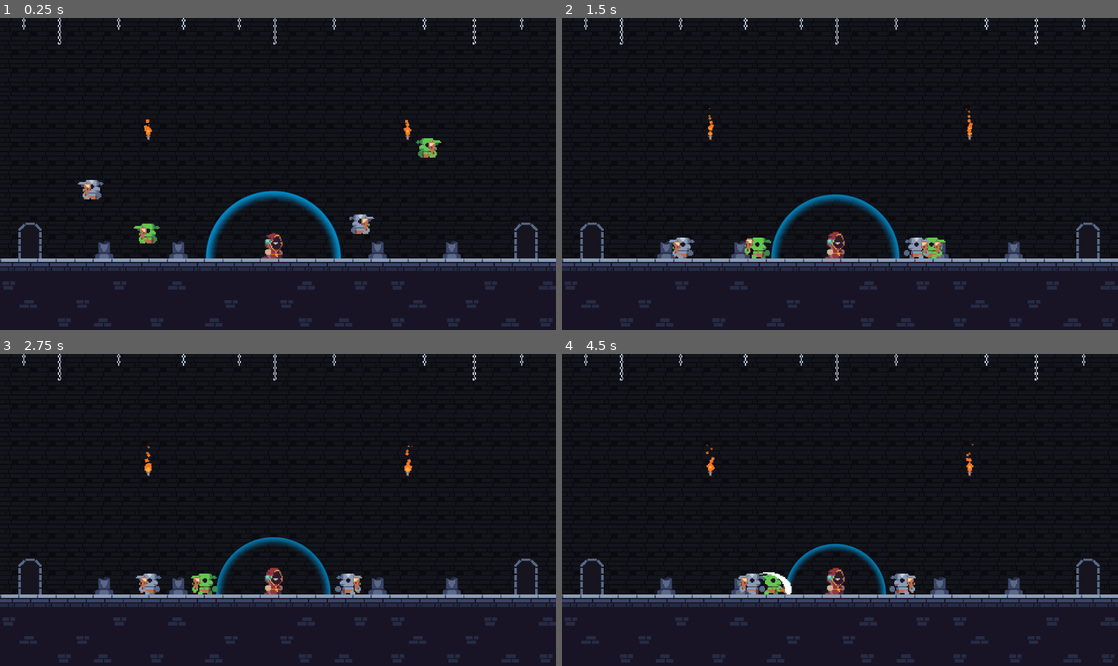
Above: before the commit, frames 1-4 (two rows, left to right).
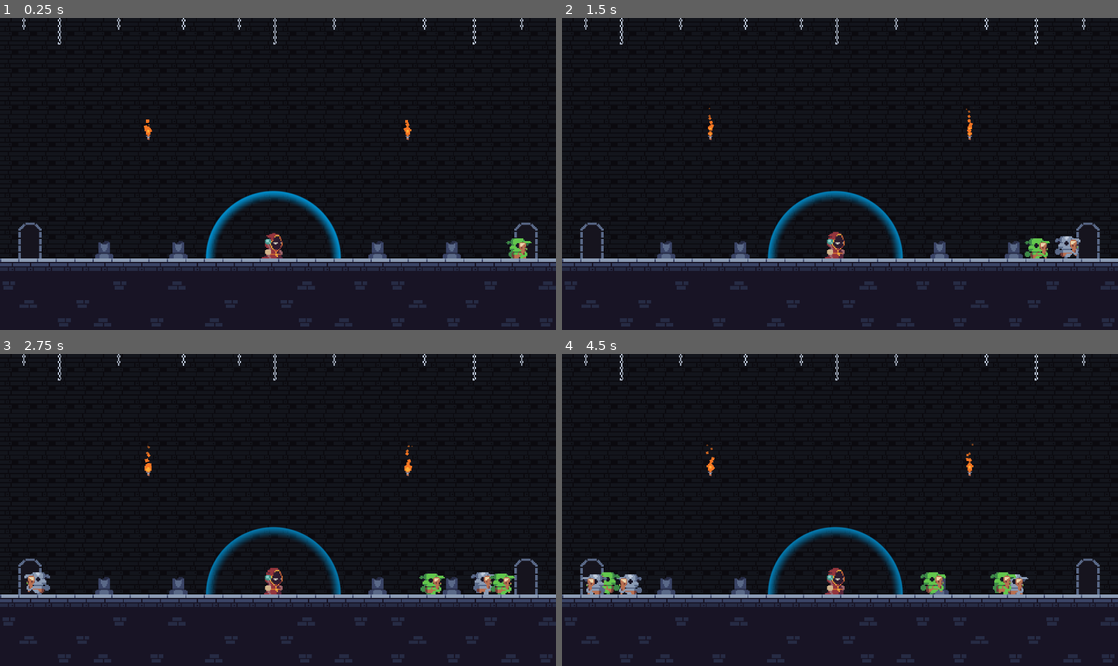
Above: after the commit, the same moments.

Repository: Joao-victor-da-silva/Let_Me_Brew
Game: Godot game, scene res://cenas/jogo.tscn
The game is run twice, just before and just after one commit, with the same random seed, the same clock (stepped at 60 frames per second) and the same inputs.
Inputs:
- Up to frame 1 (0.25 s): no input
- Up to frame 2 (1.5 s): no input
- Up to frame 3 (2.75 s): no input
- Up to frame 4 (4.5 s): no input

The runs differ from the first frame. In frame 1, 1.0% of the frame differs, in the area x 14-96%, y 38-78%; in frame 2, 2.5%; in frame 3, 3.1%; in frame 4, 3.2%, in the area x 3-84%, y 55-78%.

Commit message:
Spawner de monstros, sistema de waves

Diff:
--- /dev/null
+++ b/assets/resources/monster_wave.gd
@@ -0,0 +1,9 @@
+extends Resource
+class_name MonsterWave
+
+@export var goblins : int = 0
+@export var goblins_metal : int = 0
+@export var lobisomens : int = 0
+@export var esqueletos : int = 0
+@export var morcegos : int = 0
+@export_range(0.25, 4.0, 0.01) var intervalo_spawn : float = 2.0
--- a/cenas/castelo.tscn
+++ b/cenas/castelo.tscn
@@ -1,10 +1,9 @@
-[gd_scene load_steps=11 format=4 uid="uid://bymer1w1owwpa"]
+[gd_scene load_steps=10 format=4 uid="uid://bymer1w1owwpa"]
 
 [ext_resource type="Texture2D" uid="uid://cxec8wcy1ay51" path="res://assets/tilesets/BackTile.png" id="1_6l5cx"]
 [ext_resource type="Texture2D" uid="uid://b7qpv4po6hk28" path="res://assets/tilesets/GroundTile.png" id="2_c6mrx"]
 [ext_resource type="PackedScene" uid="uid://ci0ftdfu2vasp" path="res://cenas/tocha.tscn" id="3_m5yh1"]
 [ext_resource type="Texture2D" uid="uid://b2hp0qliwavyx" path="res://assets/tilesets/Chains.png" id="4_v2hk0"]
-[ext_resource type="Texture2D" uid="uid://doiwhr1tex2oc" path="res://assets/tilesets/Doors.png" id="5_4adle"]
 [ext_resource type="Texture2D" uid="uid://trqqxx3i3kuk" path="res://assets/tilesets/Pillars.png" id="5_cqpe8"]
 
 [sub_resource type="TileSetAtlasSource" id="TileSetAtlasSource_c6mrx"]
@@ -412,22 +411,3 @@
 hframes = 5
 vframes = 3
 frame = 12
-
-[node name="Portas" type="Node2D" parent="."]
-metadata/_edit_lock_ = true
-
-[node name="Esquerda" type="Sprite2D" parent="Portas"]
-texture_filter = 1
-position = Vector2(26, 192)
-texture = ExtResource("5_4adle")
-hframes = 3
-frame = 2
-metadata/_edit_lock_ = true
-
-[node name="Direita" type="Sprite2D" parent="Portas"]
-texture_filter = 1
-position = Vector2(454, 192)
-texture = ExtResource("5_4adle")
-hframes = 3
-frame = 2
-metadata/_edit_lock_ = true
--- a/cenas/jogo.tscn
+++ b/cenas/jogo.tscn
@@ -1,16 +1,27 @@
-[gd_scene load_steps=11 format=3 uid="uid://c4xv1ryc5mhif"]
+[gd_scene load_steps=13 format=3 uid="uid://c4xv1ryc5mhif"]
 
 [ext_resource type="Script" uid="uid://bltim5nr3rmtn" path="res://cenas/jogo.gd" id="1_bkotw"]
 [ext_resource type="PackedScene" uid="uid://c1c5sbup2ejfk" path="res://cenas/mago.tscn" id="1_k46e6"]
 [ext_resource type="PackedScene" uid="uid://bymer1w1owwpa" path="res://cenas/castelo.tscn" id="2_32vai"]
-[ext_resource type="PackedScene" uid="uid://dg8xkso3krrth" path="res://cenas/monstros/goblin.tscn" id="3_1frua"]
-[ext_resource type="PackedScene" uid="uid://csnbeq0upxv6f" path="res://cenas/monstros/goblin_metal.tscn" id="5_dmxwg"]
+[ext_resource type="Script" uid="uid://7vjsmcbsq0qo" path="res://cenas/spawner.gd" id="4_dtkcs"]
+[ext_resource type="Script" uid="uid://c0wxbn2khqekr" path="res://assets/resources/monster_wave.gd" id="5_srya6"]
+[ext_resource type="Texture2D" uid="uid://doiwhr1tex2oc" path="res://assets/tilesets/Doors.png" id="6_dtkcs"]
 
 [sub_resource type="RectangleShape2D" id="RectangleShape2D_1frua"]
 size = Vector2(576, 80)
 
 [sub_resource type="RectangleShape2D" id="RectangleShape2D_bkotw"]
 size = Vector2(48, 208)
+
+[sub_resource type="Resource" id="Resource_v6mw0"]
+script = ExtResource("5_srya6")
+goblins = 8
+goblins_metal = 4
+lobisomens = 0
+esqueletos = 0
+morcegos = 0
+intervalo_spawn = 2.0
+metadata/_custom_type_script = "uid://c0wxbn2khqekr"
 
 [sub_resource type="Animation" id="Animation_dmxwg"]
 length = 0.001
@@ -151,17 +162,38 @@
 position = Vector2(236, 208)
 metadata/_edit_lock_ = true
 
-[node name="Goblin" parent="Mundo" instance=ExtResource("3_1frua")]
-position = Vector2(379, 111)
-
-[node name="Goblin2" parent="Mundo" instance=ExtResource("3_1frua")]
-position = Vector2(119, 185)
-
-[node name="GoblinMetal" parent="Mundo" instance=ExtResource("5_dmxwg")]
-position = Vector2(75, 147)
-
-[node name="GoblinMetal2" parent="Mundo" instance=ExtResource("5_dmxwg")]
-position = Vector2(316, 177)
+[node name="Spawner" type="Node2D" parent="Mundo" node_paths=PackedStringArray("inimigos")]
+script = ExtResource("4_dtkcs")
+inimigos = NodePath("../Inimigos")
+waves = Array[ExtResource("5_srya6")]([SubResource("Resource_v6mw0")])
+metadata/_edit_lock_ = true
+
+[node name="SpawnEsquerda" type="Node2D" parent="Mundo/Spawner"]
+position = Vector2(26, 208)
+metadata/_edit_lock_ = true
+
+[node name="Porta" type="Sprite2D" parent="Mundo/Spawner/SpawnEsquerda"]
+texture_filter = 1
+position = Vector2(0, -16)
+texture = ExtResource("6_dtkcs")
+hframes = 3
+frame = 2
+metadata/_edit_lock_ = true
+
+[node name="SpawnDireita" type="Node2D" parent="Mundo/Spawner"]
+position = Vector2(454, 208)
+metadata/_edit_lock_ = true
+
+[node name="Porta" type="Sprite2D" parent="Mundo/Spawner/SpawnDireita"]
+texture_filter = 1
+position = Vector2(0, -16)
+texture = ExtResource("6_dtkcs")
+hframes = 3
+frame = 2
+metadata/_edit_lock_ = true
+
+[node name="Inimigos" type="Node2D" parent="Mundo"]
+metadata/_edit_lock_ = true
 
 [node name="CanvasModulate" type="CanvasModulate" parent="."]
 
--- a/cenas/mago.gd
+++ b/cenas/mago.gd
@@ -14,6 +14,7 @@
 var timer_flash : float = 0.0
 
 func _ready():
+	sprite.material.set_shader_parameter("flash_amount", 0.0)
 	Globals.inimigo_atacou.connect(tomar_dano)
 
 func _process(delta):
--- a/cenas/monstros/goblin.tscn
+++ b/cenas/monstros/goblin.tscn
@@ -224,6 +224,7 @@
 collision_layer = 8
 collision_mask = 3
 script = ExtResource("1_j68pu")
+speed = 30.0
 
 [node name="Sprite" type="AnimatedSprite2D" parent="."]
 texture_filter = 1
--- a/cenas/monstros/goblin_metal.tscn
+++ b/cenas/monstros/goblin_metal.tscn
@@ -183,9 +183,11 @@
 }]
 
 [node name="GoblinMetal" instance=ExtResource("1_ko7e5")]
-speed = 20.0
+speed = 15.0
 vida_maxima = 40
 dano = 10
 
 [node name="Sprite" parent="." index="0"]
 sprite_frames = SubResource("SpriteFrames_xtvl6")
+frame = 0
+frame_progress = 0.0
--- a/cenas/monstros/monstro.gd
+++ b/cenas/monstros/monstro.gd
@@ -1,4 +1,6 @@
 extends CharacterBody2D
+
+signal morreu
 
 const gravity = 300.0
 
--- /dev/null
+++ b/cenas/spawner.gd
@@ -0,0 +1,59 @@
+extends Node2D
+
+const CENAS_MONSTROS = [
+	preload("res://cenas/monstros/goblin.tscn"),
+	preload("res://cenas/monstros/goblin_metal.tscn"),
+	preload("res://cenas/monstros/goblin.tscn"),
+	preload("res://cenas/monstros/goblin.tscn"),
+	preload("res://cenas/monstros/goblin.tscn")
+]
+
+@export var inimigos : Node2D
+@export var waves : Array[MonsterWave]
+
+@onready var spawn_esquerda = $SpawnEsquerda
+@onready var spawn_direita = $SpawnDireita
+
+# um pra cada tipo de monstro
+var timers = [0.0, 0.25, 0.5, 0.75, 1.0]
+var monstros = [0, 0, 0, 0, 0]
+
+var wave_atual : int = 1
+var monstros_vivos : int = 0
+
+func _ready():
+	iniciar_wave()
+
+func _process(delta):
+	for i in monstros.size():
+		if monstros[i] > 0:
+			timers[i] -= delta
+			if timers[i] < 0.0:
+				monstros[i] -= 1
+				timers[i] = waves[wave_atual-1].intervalo_spawn
+				spawn_monstro(i)
+
+	if monstros_vivos <= 0:
+		print("proxima wave")
+
+func spawn_monstro(tipo):
+	var novo_monstro = CENAS_MONSTROS[tipo].instantiate()
+	inimigos.add_child(novo_monstro)
+	var ponto_spawn = spawn_esquerda.global_position if randi() % 2 == 0 else spawn_direita.global_position
+	novo_monstro.global_position = ponto_spawn
+	novo_monstro.morreu.connect(monstro_morreu)
+
+func iniciar_wave():
+	if wave_atual - 1 < monstros.size():
+		monstros[0] = waves[wave_atual-1].goblins
+		monstros[1] = waves[wave_atual-1].goblins_metal
+		monstros[2] = waves[wave_atual-1].lobisomens
+		monstros[3] = waves[wave_atual-1].esqueletos
+		monstros[4] = waves[wave_atual-1].morcegos
+		monstros_vivos = monstros[0] + monstros[1] + monstros[2] + monstros[3] + monstros[4]
+
+func proxima_wave():
+	wave_atual += 1
+
+func monstro_morreu():
+	monstros_vivos -= 1
Not shown, added: assets/resources/monster_wave.gd.uid
Not shown, added: cenas/spawner.gd.uid
